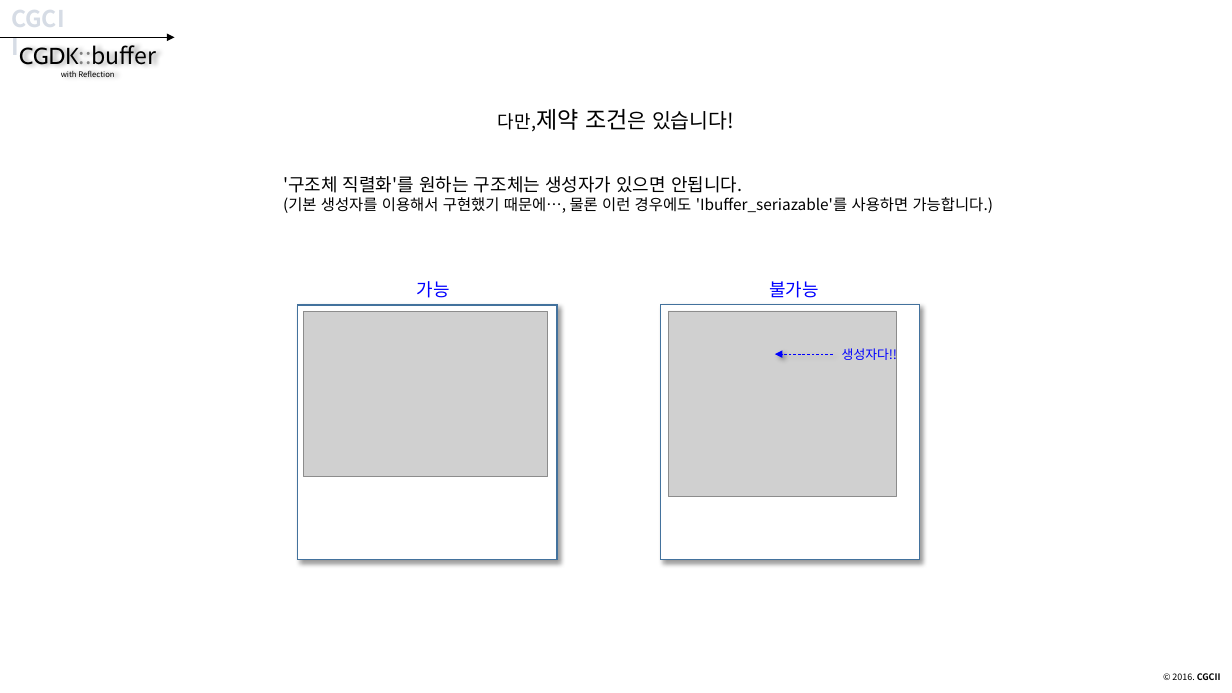
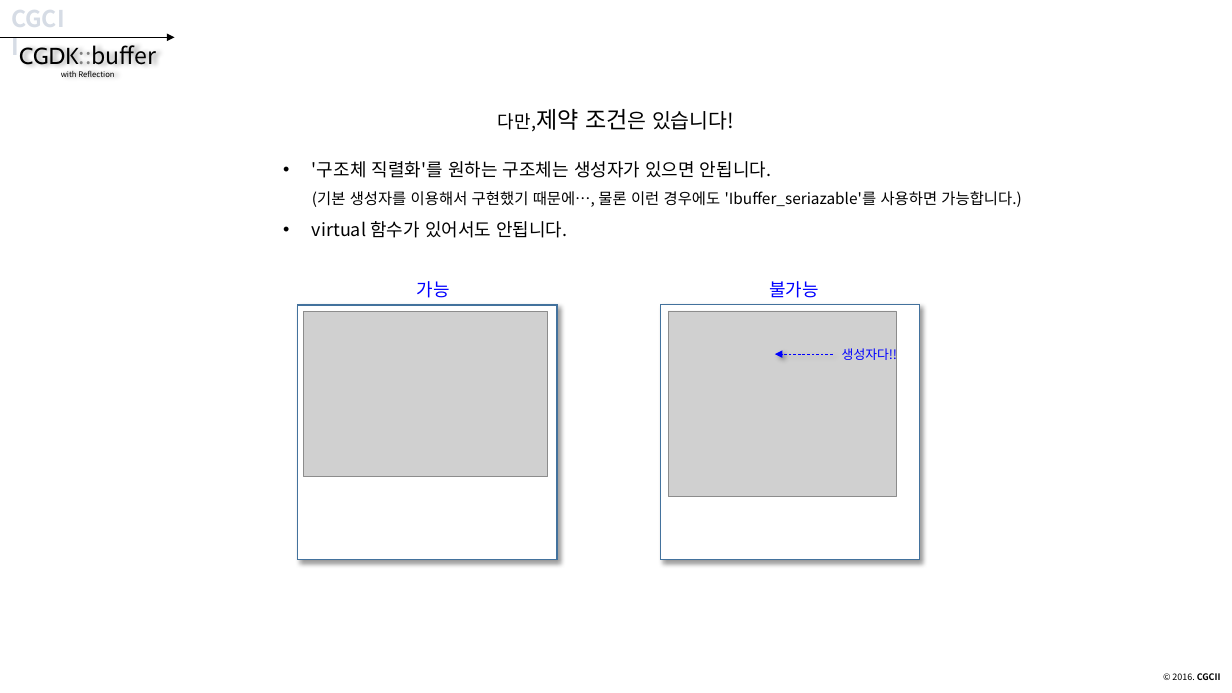
Before and after one commit to CGLabs/CGDK.buffer, a slide deck: slide 44 of C++/document/intruduce_CGDK.buffer.pptx. Drawn at 1232x693 pixels with LibreOffice and Linux fonts; fonts in the diff are those of the drawing; grey boxes stand for pictures. Boxes give left, top, right and bottom in pixels: in the first picture for what was removed or moved away, otherwise in the second. Text is boxed around its words. In the diff, an @@ line names an element or a change of style, - is before the commit and + after.

```diff
--- a/C++/document/intruduce_CGDK.buffer.pptx
+++ b/C++/document/intruduce_CGDK.buffer.pptx
@@ text at [312, 161, 1021, 238]: text changed @@
-'구조체 직렬화'를 원하는 구조체는 생성자가 있으면 안됩니다.
-(기본 생성자를 이용해서 구현했기 때문에…, 물론 이런 경우에도 'Ibuffer_seriazable'를 사용하면 가능합니다.)
+• '구조체 직렬화'를 원하는 구조체는 생성자가 있으면 안됩니다.
+  (기본 생성자를 이용해서 구현했기 때문에…, 물론 이런 경우에도 'Ibuffer_seriazable'를 사용하면 가능합니다.)
+• virtual 함수가 있어서도 안됩니다.
```
Also in this commit, not shown: 30 other slides changed.
